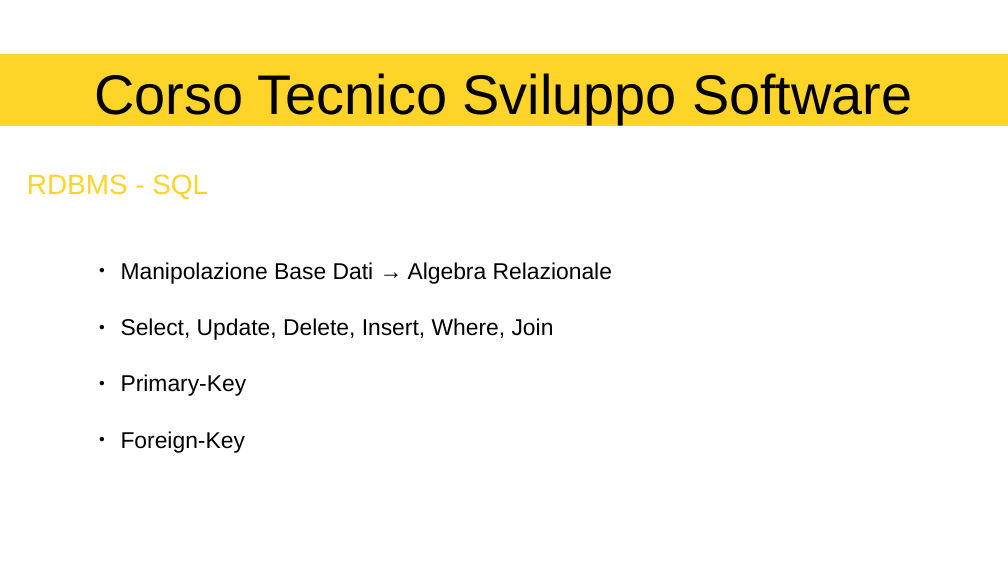
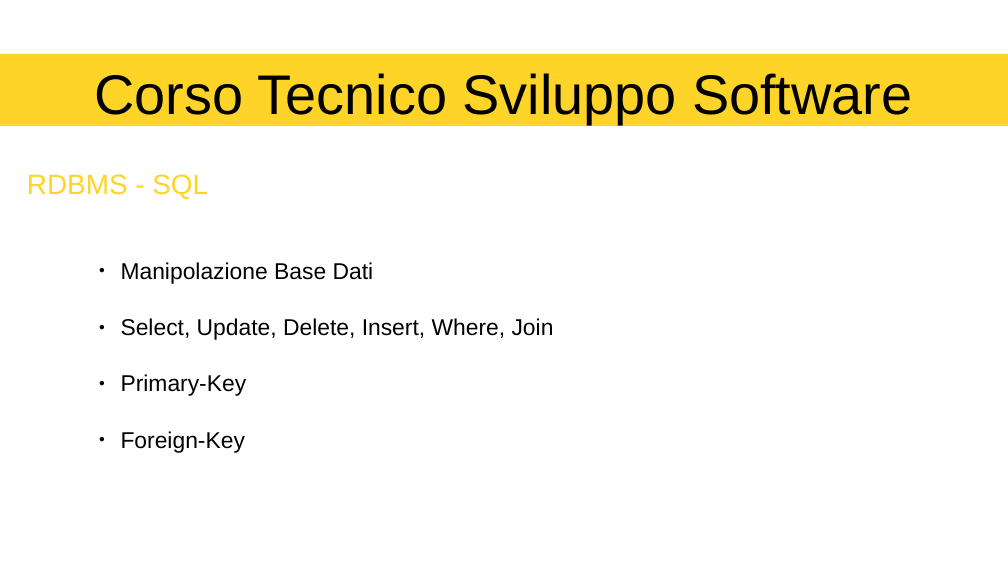
Before and after one commit to az01r/Esercizi-CIAC, a slide deck: slide 3 of Libri/Presentazione/Presentazione.odp. Drawn at 1008x567 pixels with LibreOffice and Linux fonts; fonts in the diff are those of the drawing; background and template pictures are left out. Boxes give left, top, right and bottom in pixels: in the first picture for what was removed or moved away, otherwise in the second. Text is boxed around its words. In the diff, an @@ line names an element or a change of style, - is before the commit and + after.

```diff
--- a/Libri/Presentazione/Presentazione.odp
+++ b/Libri/Presentazione/Presentazione.odp
@@ text at bbox=[121, 262, 374, 284]: text changed @@
-● Manipolazione Base Dati → Algebra Relazionale
+● Manipolazione Base Dati
```
Also in this commit, not shown: 3 other slides changed, 2 slides added, 1 other file.
